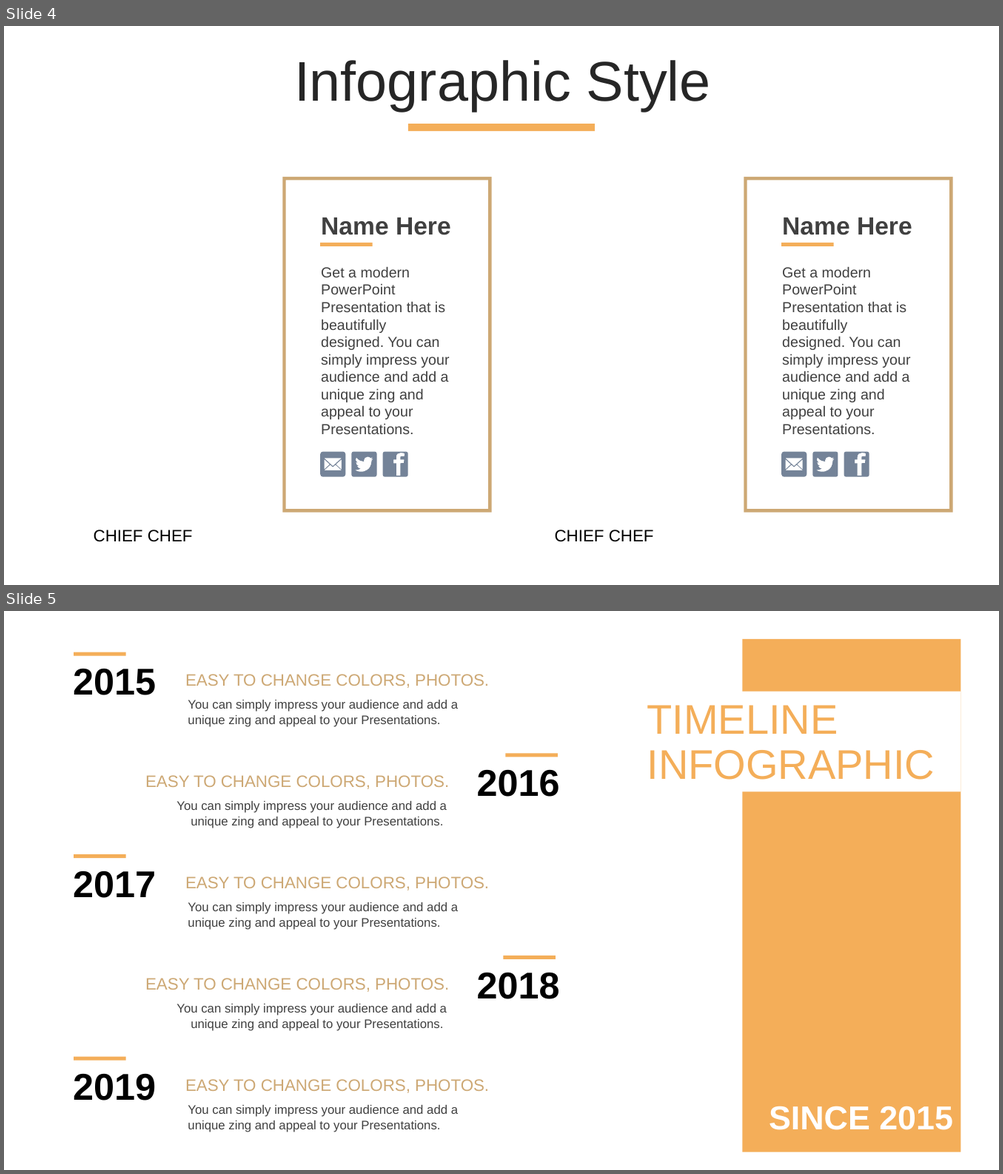
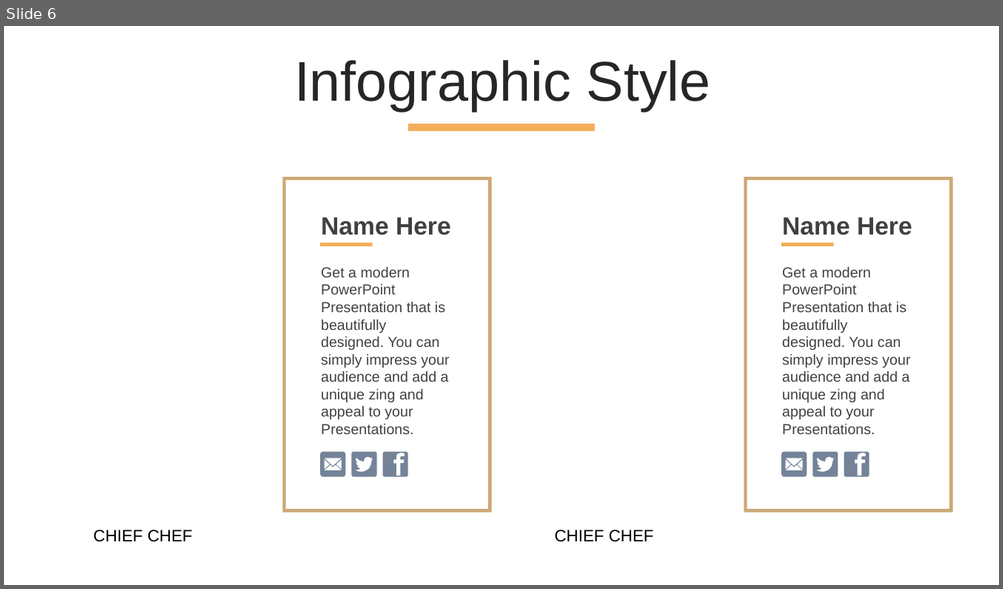
Before and after one commit to mohammadn0man/Zomato_bangalore_restaurant_opening_prediction, a slide deck: Project_presentation.pptx. Shown one above the other, each under a label of ours: slides 4 and 5 before the commit, slide 6 after it. The pictures are 1003x1174 and 1003x589 pixels, drawn with LibreOffice and Linux fonts; fonts in the diff are those of the drawing. Boxes give left, top, right and bottom in pixels: in the first picture for what was removed or moved away, otherwise in the second. Text is boxed around its words. In the diff, an @@ line names an element or a change of style, - is before the commit and + after.

```diff
--- a/Project_presentation.pptx
+++ b/Project_presentation.pptx
@@ slide 5 removed at [4, 611, 999, 1170], background #FFFFFF @@
@@ rectangle removed at [74, 652, 125, 655] @@
@@ rectangle removed at [742, 638, 961, 1152] @@
@@ text removed at [73, 668, 156, 695] @@
-2015
@@ text removed at [185, 674, 489, 688] @@
-EASY TO CHANGE COLORS, PHOTOS.
@@ rectangle removed at [640, 692, 961, 792] @@
-TIMELINE INFOGRAPHIC
@@ text removed at [188, 700, 458, 727] @@
-You can simply impress your audience and add a unique zing and appeal to your Presentations.
@@ rectangle removed at [506, 754, 558, 758] @@
@@ text removed at [145, 775, 449, 789] @@
-EASY TO CHANGE COLORS, PHOTOS.
@@ text removed at [477, 769, 560, 797] @@
-2016
@@ text removed at [176, 801, 447, 829] @@
-You can simply impress your audience and add a unique zing and appeal to your Presentations.
@@ text removed at [73, 871, 156, 898] @@
-2017
@@ rectangle removed at [74, 855, 125, 859] @@
@@ text removed at [185, 877, 489, 891] @@
-EASY TO CHANGE COLORS, PHOTOS.
@@ text removed at [188, 903, 458, 930] @@
-You can simply impress your audience and add a unique zing and appeal to your Presentations.
@@ rectangle removed at [504, 956, 555, 960] @@
@@ text removed at [145, 978, 449, 992] @@
-EASY TO CHANGE COLORS, PHOTOS.
@@ text removed at [477, 972, 560, 999] @@
-2018
@@ text removed at [176, 1004, 447, 1031] @@
-You can simply impress your audience and add a unique zing and appeal to your Presentations.
@@ text removed at [73, 1073, 156, 1101] @@
-2019
@@ rectangle removed at [74, 1057, 125, 1061] @@
@@ text removed at [185, 1079, 489, 1093] @@
-EASY TO CHANGE COLORS, PHOTOS.
@@ text removed at [188, 1105, 458, 1133] @@
-You can simply impress your audience and add a unique zing and appeal to your Presentations.
@@ text removed at [768, 1106, 953, 1130] @@
-SINCE 2015
@@ what was slide 4 is now slide 6 @@
```
Also in this commit, not shown: 38 other slides changed, 5 slides added, 3 other slides removed, 1 other file.
